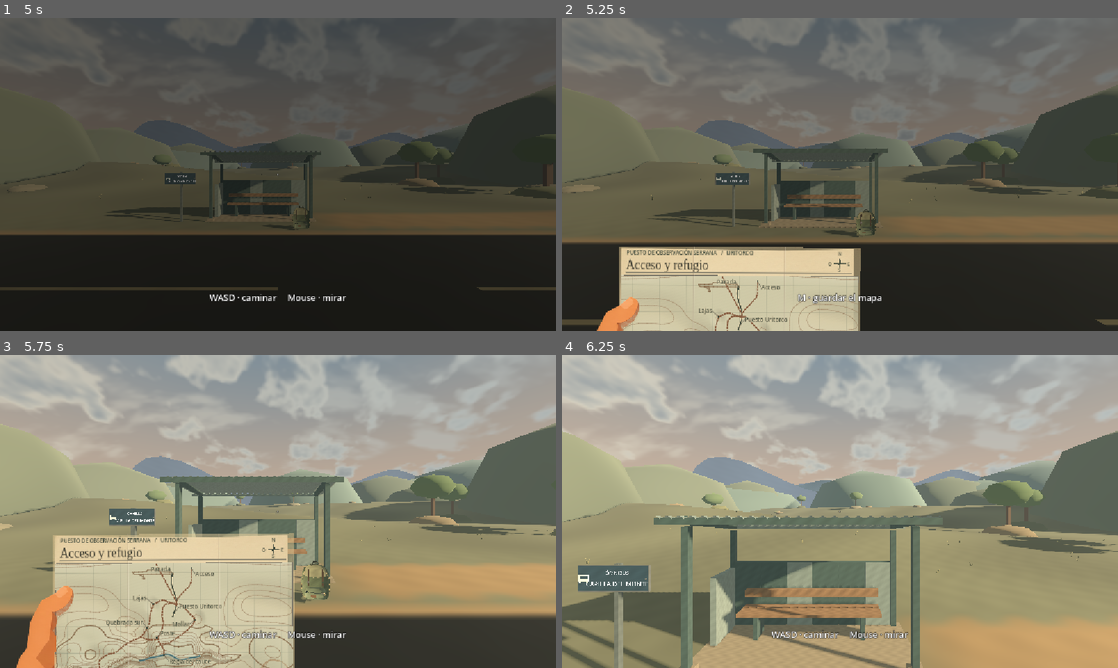
Above: before the commit, frames 1-4 (two rows, left to right).
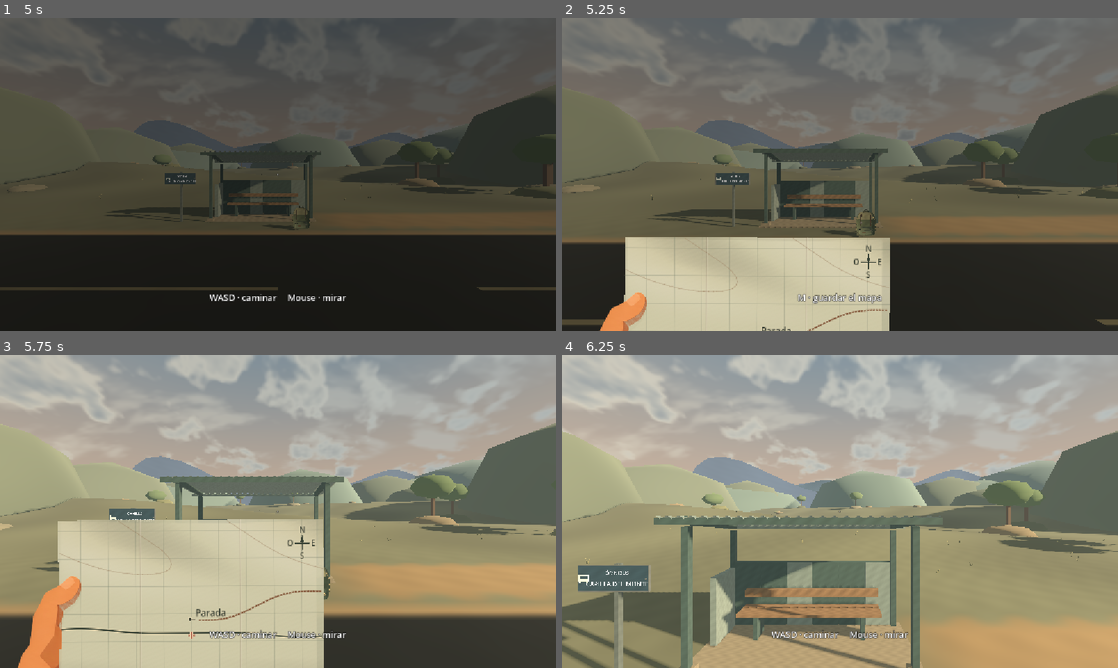
Above: after the commit, the same moments.

Repository: ignacioaragues/uritorco
Game: Godot game, scene res://main.tscn
Two runs of this game, one before a commit and one after it. Both use one fixed random seed, a clock stepped at 60 frames per second and the inputs below. Sound files missing from this copy of the repository are replaced by a short silence.
Inputs (mouse positions are in pixels of both pictures, inside the frame that each line leads up to):
- Up to frame 1 (5 s): tap Enter at 0.5, 2 s; move the mouse to (400, 158) at 0.52 s; hold Right 0.53-1.28 s; tap Tab at 0.6 s; click (400, 158) at 0.67 s; tap Space at 0.77, 1.07, 1.25, 1.52, 1.82, 2.75, 3.02, 3.32 s; tap E at 0.8, 1.35 s; move the mouse to (166, 190) at 1.27 s; hold S 1.28-2.03 s; tap L at 1.55, 2.1 s; move the mouse to (333, 105) at 2.02 s; hold Right 2.03-2.78 s; tap B at 2.3, 2.85 s; move the mouse to (250, 237) at 2.77 s; hold W 2.78-3.5 s; click (250, 237) at 2.92 s; tap M at 3.05 s; click "Nuevo juego" at 3.5 s; click "Ranura 1 · Libre" at 4.25 s
- Up to frame 2 (5.25 s): move the mouse to (878, 177) at 5.02 s; hold W from 5.03 s (still down); tap M at 5.1 s
- Up to frame 3 (5.75 s): keep holding W; tap Space at 5.27, 5.57 s; tap R at 5.3 s; tap Escape at 5.65 s
- Up to frame 4 (6.25 s): keep holding W; move the mouse to (795, 508) at 5.77 s; tap R at 5.85 s; tap Space at 6.02, 6.05 s

Frame 1 is identical in both runs. In frame 2, 6.6% of the frame differs, in the area x 6-59%, y 70-100%; in frame 3, 10%, in the area x 2-59%, y 52-100%; in frame 4, nothing differs.

Commit message:
Imprimir el mapa hasta el borde y estabilizar los cambios de hoja

Diff:
--- a/game-recovered/hands.gd
+++ b/game-recovered/hands.gd
@@ -156,7 +156,8 @@
 	var sway: = Vector2(sin(phase) * 2.6, cos(phase * 2) * 1.7) * stride
 	var tilt: = sin(phase) * 0.007 * stride
 	if paper_rig.visible:
-		place_grip(paper_rig, MAP_HAND, 0.71, true, sway, tilt, map_lift)
+		var fit := size.x * 0.59 / maxf(size.y, 1.0) * MAP_HAND.get_height() / MAP_HAND.get_width()
+		place_grip(paper_rig, MAP_HAND, minf(0.78, fit), true, sway, tilt, map_lift)
 	if rig.visible and sprite.texture:
 		place_grip(rig, sprite.texture, 0.53 if pose == "radio" else 0.43, false, sway + Vector2(-3, 5) * press, tilt + press * 0.032, lift)
 	if pose == "radio": ptt.set_shader_parameter("squeeze", press)
--- a/game-recovered/main.gd
+++ b/game-recovered/main.gd
@@ -86,6 +86,7 @@
 var objective_seconds := 0.0
 var intro_controls_seconds := 0.0
 var map = preload("res://plano.gd").new()
+var map_goal_origin := Vector3.INF
 var menu = preload("res://menu.gd").new()
 var valley = preload("res://valley.gd").new()
 var player = preload("res://player.gd").new()
@@ -387,8 +388,10 @@
 			hands.set_bearing(atan2(look.x, -look.z))
 		hands.step(delta, velocity)
 		if mode == "map" or (mode == "dream" and hands.map_requested):
-			map.location = player.position
-			map.queue_redraw()
+			if mode == "map" and paused_from == "walk" and stage == 15:
+				if player.position.distance_squared_to(map_goal_origin) > 6.25:
+					refresh_map_goal()
+			map.track(player.position)
 		var daytime: bool = mode != "dream" and outdoors and rain_strength < 0.44 and float(valley.sky_mat.get_shader_parameter("nightfall")) < 0.5
 		ambience.update(delta, velocity, daytime, mode == "cave" and not cave_outside)
 		if stage == 7 and not second_sighting and mode in ["walk", "map"]:
@@ -699,7 +702,8 @@
 	cross.visible = mode == "walk"
 	if mode == "map":
 		hint.text = "M · guardar el mapa"
-		map.objective_mark = map_destination()
+		refresh_map_goal()
+		map.track(player.position)
 	player.walking = true
 	Input.mouse_mode = Input.MOUSE_MODE_CAPTURED
 
@@ -869,14 +873,19 @@
 	conversation(lines, "last_call")
 
 func show_map(variant: int = 0):
-	map.dream_sheet = variant
 	map.found = found_collectibles
-	map.location = player.position
-	map.objective_mark = map_destination() if variant == 0 and paused_from == "walk" else null
+	var arrival := page if variant == 0 and paused_from == "approach" else -1
+	var goal: Variant = null
+	if variant == 0 and paused_from == "walk":
+		goal = map_destination()
+		map_goal_origin = player.position
+	map.open_at(player.position, variant, arrival, goal)
 	hands.show_map(true)
-	map.queue_redraw()
-	map.show()
 	update_flashlight()
+
+func refresh_map_goal():
+	map.objective_mark = map_destination()
+	map_goal_origin = player.position
 
 func update_flashlight():
 	var active: bool = flashlight_out and (mode in ["walk", "approach", "map", "cave", "dream", "sighting"] or hands.requested_pose == "radio") and mode != "menu"
--- a/game-recovered/plano.gd
+++ b/game-recovered/plano.gd
@@ -1,51 +1,88 @@
 extends Control
 
 const Alien = preload("res://hallazgos_sueno.gd")
+const Arrival = preload("res://llegada.gd")
 const ROUTE = preload("res://travesia.gd")
 const Exploration = preload("res://exploracion.gd")
 const Creek = preload("res://cauce.gd")
 const LastNight = preload("res://final_night.gd")
-const INK = Color("#424a3c")
+const Museum = preload("res://museo.gd")
+const INK = Color("#384235")
 const ROUTE_COLOR = Color("#875d41")
 const WATER = Color("#496d72")
 const PAPER = preload("res://diario_papel.webp")
-const PAPER_FIELD := Rect2(5, 57, 550, 237)
+const PAPER_FIELD := Rect2(0, 0, 560, 330)
 const PAGE_ASPECT := 1.33 / 1.14
 const COFFEE = preload("res://equipo/mancha_cafe.webp")
 const ATLAS_EARTH = preload("res://diario_hallazgos.webp")
 const ATLAS_DREAM = preload("res://diario_suenos.webp")
-const GRID_STEPS := [50, 100, 100, 50, 40, 40, 40]
-const INTERVALS := [2, 10, 10, 2, 2, 2, 2]
-const SCALES := [50, 100, 100, 50, 40, 40, 40]
+const GRID_STEPS := [50, 100, 100, 50, 40, 40, 40, 10]
+const INTERVALS := [2, 10, 10, 2, 2, 2, 2, 2]
+const ARRIVAL_ZONE := 7
+const LABEL_INK := Color("#30382d")
+const LABEL_HALO := Color("#eadcb9")
+const LABEL_SIZE := 19
+const CARDINAL_CENTER := Vector2(515, 44)
+const CARDINAL_AREA := Rect2(471, 5, 84, 76)
+const THUMB_AREA := Rect2(0, 88, 55, 147)
 const LIMITS = [
-	Rect2(-67, -205, 134, 223),
-	Rect2(-345, 12, 695, 510),
-	Rect2(-354, 480, 708, 510),
+	Rect2(-67, -205, 134, 237),
+	Rect2(-347, -8, 695, 542),
+	Rect2(-354, 464, 708, 526),
 	Rect2(-177, -203, 173, 151),
 ]
-const TITLES = ["Acceso y refugio", "Laderas y quebradas", "Filo y cumbre", "Quebrada sur", "Las estrías", "Las terrazas", "Los arcos"]
 var dream_sheet := 0
+var arrival_sheet := -1
+var active_zone := -1
 var found: Dictionary = {}
 var objective_mark: Variant = null
 var location := Vector3.ZERO
 var relief: Dictionary = {}
 var contours: Dictionary = {}
+var pins: Array[Dictionary] = []
 var used_labels: Array[Rect2] = []
-var title_face := SystemFont.new()
+var markers := Node2D.new()
 
 func _ready():
 	mouse_filter = Control.MOUSE_FILTER_IGNORE
-	title_face.font_names = PackedStringArray(["Georgia", "Liberation Serif", "DejaVu Serif"])
+	add_child(markers)
+	markers.draw.connect(draw_markers)
 	hide()
 
-static func zone_at(pos: Vector3) -> int:
-	if pos.x < -49.0 and pos.z > 15.0: return 3
+static func zone_at(pos: Vector3, previous := -1) -> int:
+	# Keep the current sheet until the player walks through the shared stretch.
+	var south_margin := -6.0 if previous == 3 else (0.0 if previous == -1 else 6.0)
+	if pos.x < -49.0 - south_margin and pos.z > 15.0 + south_margin: return 3
 	var distance := ROUTE.ORIGIN_Z - pos.z
-	if distance < 15.0: return 0
-	return 1 if distance < 500.0 else 2
+	if distance < (23.0 if previous == 0 else (7.0 if previous == 1 else 15.0)): return 0
+	return 1 if distance < (516.0 if previous == 1 else (484.0 if previous == 2 else 500.0)) else 2
+
+func open_at(pos: Vector3, dream: int, arrival: int, goal: Variant):
+	if dream_sheet != dream or arrival_sheet != arrival:
+		active_zone = -1
+	dream_sheet = dream
+	arrival_sheet = arrival
+	objective_mark = goal
+	track(pos)
+	show()
+
+func track(pos: Vector3):
+	var zone := zone_at(pos, active_zone)
+	if arrival_sheet >= 0: zone = ARRIVAL_ZONE
+	elif dream_sheet > 0: zone = 3 + dream_sheet
+	if active_zone != zone:
+		active_zone = zone
+		queue_redraw()
+	location = pos
+	markers.queue_redraw()
 
 func survey_extent(zone: int) -> Rect2:
-	var coverage: Rect2 = LIMITS[zone] if zone < 4 else Rect2(-73.0, -33.0, 146.0, 177.0)
+	var coverage: Rect2
+	if zone < 4: coverage = LIMITS[zone]
+	elif zone == ARRIVAL_ZONE:
+		var origin := Arrival.origin(arrival_sheet)
+		coverage = Rect2(origin.x - 40.0, -22.0, 80.0, 66.0)
+	else: coverage = Rect2(-73.0, -33.0, 146.0, 177.0)
 	var width := coverage.size.y * PAPER_FIELD.size.x / PAPER_FIELD.size.y / PAGE_ASPECT
 	return Rect2(coverage.get_center().x - width * 0.5, coverage.position.y, width, coverage.size.y)
 
@@ -54,79 +91,80 @@
 	return Rect2(PAPER_FIELD.get_center().x - width * 0.5, PAPER_FIELD.position.y, width, PAPER_FIELD.size.y)
 
 func _draw():
-	var zone := zone_at(location) if dream_sheet == 0 else 3 + dream_sheet
+	var zone := active_zone
+	if zone < 0: return
 	var limits := survey_extent(zone)
 	var plot := frame(limits)
-	used_labels.clear()
+	var cache_key := zone + arrival_sheet if zone == ARRIVAL_ZONE else zone
+	pins.clear()
 	draw_texture_rect_region(PAPER, Rect2(0, 0, 560, 330), Rect2(78, 67, 924, 640), Color(0.92, 0.93, 0.89, 0.52))
-	if not relief.has(zone): relief[zone] = make_relief(zone, limits)
-	draw_texture_rect(relief[zone], plot, false, Color(1, 1, 1, 0.82))
+	if not relief.has(cache_key): relief[cache_key] = make_relief(zone, limits)
+	draw_texture_rect(relief[cache_key], plot, false, Color(1, 1, 1, 0.82))
 	if zone == 0:
 		draw_texture_rect(COFFEE, Rect2(469, 243, 87, 80), false, Color(0.69, 0.48, 0.32, 0.33))
 	draw_grid(limits, plot, GRID_STEPS[zone])
-	if not contours.has(zone): contours[zone] = make_contours(zone, limits)
-	var lines: Dictionary = contours[zone]
-	if not lines.minor.is_empty(): draw_multiline(lines.minor, Color("#9d826477"), 0.76, true)
-	if not lines.major.is_empty(): draw_multiline(lines.major, Color("#816446ae"), 1.08, true)
-	if dream_sheet > 0:
+	if not contours.has(cache_key): contours[cache_key] = make_contours(zone, limits)
+	var lines: Dictionary = contours[cache_key]
+	if not lines.minor.is_empty(): draw_multiline(lines.minor, Color("#9d826458"), 0.76, true)
+	if not lines.major.is_empty(): draw_multiline(lines.major, Color("#81644689"), 1.08, true)
+	if zone == ARRIVAL_ZONE:
+		draw_arrival(limits)
+	elif dream_sheet > 0:
 		draw_dream(limits)
 	else:
 		match zone:
 			0: draw_local(limits)
 			3: draw_south(limits)
 			_: draw_ridge(limits)
-	draw_finds(limits)
-	draw_rect(plot, Color("#7d7869"), false, 1.0)
 	for crease in [173.0, 384.0]:
 		draw_line(Vector2(crease, 0), Vector2(crease, 330), Color("#6d514821"), 2.0, true)
 		draw_line(Vector2(crease + 1.3, 0), Vector2(crease + 1.3, 330), Color("#fff6db54"), 0.8, true)
-	draw_margins(zone, limits)
-
+	draw_pins()
+	draw_cardinals()
+
+func draw_markers():
+	var zone := active_zone
+	if zone < 0: return
+	var limits := survey_extent(zone)
+	var inside := frame(limits).grow(-9.0)
+	if zone != ARRIVAL_ZONE: draw_finds(limits)
+	var at := point(limits, location).clamp(inside.position, inside.end)
 	if objective_mark is Vector3:
 		var destination: Vector3 = objective_mark
 		if zone == 0 and zone_at(destination) == 3:
 			destination = Creek.crossing_point(0.0)
 		elif zone == 3 and Vector2(destination.x, destination.z).length() < 1.0:
 			destination = Creek.return_point(1.0)
-		if contains(limits, destination):
-			var goal := point(limits, destination)
-			draw_circle(goal, 5.4, Color("#f2d5a4"), true, -1, true)
-			draw_circle(goal, 5.4, Color("#805035"), false, 1.35, true)
-			draw_circle(goal, 1.8, Color("#805035"), true, -1, true)
-	var at := point(limits, location).clamp(plot.position + Vector2(3, 3), plot.end - Vector2(3, 3))
+		var goal := point(limits, destination)
+		if inside.has_point(goal):
+			markers.draw_circle(goal, 7.0, Color("#f1d9a7"), true, -1, true)
+			markers.draw_circle(goal, 7.0, Color("#805035"), false, 1.8, true)
+			markers.draw_circle(goal, 2.3, Color("#805035"), true, -1, true)
+		else:
+			var direction := (goal - inside.get_center()).normalized()
+			var edge := Vector2(inside.size.x * 0.5 / maxf(absf(direction.x), 0.001), inside.size.y * 0.5 / maxf(absf(direction.y), 0.001))
+			var tip := inside.get_center() + direction * minf(edge.x, edge.y)
+			var back := tip - direction * 13.0
+			var side := direction.orthogonal() * 5.0
+			var arrow := PackedVector2Array([back - side, tip, back + side])
+			markers.draw_polyline(arrow, LABEL_HALO, 5.0, true)
+			markers.draw_polyline(arrow, Color("#805035"), 2.4, true)
 	for axis in [Vector2(5.7, 0), Vector2(0, 5.7)]:
-		draw_line(at - axis, at + axis, Color("#f3e0b9"), 4.4, true)
-		draw_line(at - axis, at + axis, Color("#983e2d"), 2.1, true)
-
-func draw_margins(zone: int, limits: Rect2):
+		markers.draw_line(at - axis, at + axis, Color("#f3e0b9"), 4.4, true)
+		markers.draw_line(at - axis, at + axis, Color("#983e2d"), 2.1, true)
+
+func draw_cardinals():
 	var font := ThemeDB.fallback_font
-	var series := "PUESTO DE OBSERVACIÓN SERRANA   /   URITORCO" if dream_sheet == 0 else "CROQUIS DE HERNÁN   /   SUEÑO %d" % dream_sheet
-	draw_string(font, Vector2(17, 16), series, HORIZONTAL_ALIGNMENT_LEFT, -1, 12, INK)
-	draw_string(title_face, Vector2(16, 45), TITLES[zone], HORIZONTAL_ALIGNMENT_LEFT, -1, 28, Color("#413f33"))
-	draw_line(Vector2(16, 51), Vector2(540, 51), Color("#928a73"), 1.1, true)
-	var center := Vector2(512, 32)
-	draw_colored_polygon(PackedVector2Array([center + Vector2(0,-13), center + Vector2(-4,3), center, center + Vector2(4,3)]), INK)
-	draw_line(center + Vector2(0, -2), center + Vector2(0, 7), INK, 1.0, true)
-	draw_line(center + Vector2(-13, 0), center + Vector2(13, 0), INK, 0.8, true)
-	for mark in [["N", Vector2(508, 16)], ["S", Vector2(508, 48)], ["O", Vector2(485, 36)], ["E", Vector2(529, 36)]]:
-		draw_string(font, mark[1], mark[0], HORIZONTAL_ALIGNMENT_LEFT, -1, 11, INK)
-	if dream_sheet == 0:
-		for i in [0, 1]:
-			var x: int = 18 + i * 69
-			var tone := ROUTE_COLOR if i == 0 else WATER
-			draw_line(Vector2(x, 306), Vector2(x + 14, 306), tone, 1.4, true)
-			draw_string(font, Vector2(x + 18, 310), "Senda" if i == 0 else "Cauce", HORIZONTAL_ALIGNMENT_LEFT, -1, 12, INK)
-	draw_string(font, Vector2(18, 324), "Equidistancia %d m" % INTERVALS[zone], HORIZONTAL_ALIGNMENT_LEFT, -1, 11, INK)
-
-	var meters: int = SCALES[zone]
-	var length_px := frame(limits).size.x * meters / limits.size.x
-	var start := Vector2(382, 310)
-	for i in 4:
-		var bar := Rect2(start + Vector2(i * length_px / 4.0, 0), Vector2(length_px / 4.0, 4))
-		draw_rect(bar, Color("#45483b") if i % 2 == 0 else Color("#dccdab"))
-	draw_rect(Rect2(start, Vector2(length_px, 4)), INK, false, 0.8)
-	draw_string(font, start + Vector2(0, 15), "0", HORIZONTAL_ALIGNMENT_LEFT, -1, 10, INK)
-	draw_string(font, start + Vector2(length_px - 5, 15), "%d m" % meters, HORIZONTAL_ALIGNMENT_LEFT, -1, 11, INK)
+	var center := CARDINAL_CENTER
+	draw_line(center + Vector2(0, -14), center + Vector2(0, 12), LABEL_HALO, 3.5, true)
+	draw_line(center + Vector2(-15, 0), center + Vector2(15, 0), LABEL_HALO, 3.5, true)
+	draw_line(center + Vector2(0, -14), center + Vector2(0, 12), INK, 1.5, true)
+	draw_line(center + Vector2(-15, 0), center + Vector2(15, 0), INK, 1.5, true)
+	draw_colored_polygon(PackedVector2Array([center + Vector2(0, -15), center + Vector2(-4, -2), center + Vector2(4, -2)]), INK)
+	for mark in [["N", Vector2(-6, -19)], ["S", Vector2(-5, 28)], ["O", Vector2(-32, 5)], ["E", Vector2(19, 5)]]:
+		var baseline: Vector2 = center + mark[1]
+		draw_string_outline(font, baseline, mark[0], HORIZONTAL_ALIGNMENT_LEFT, -1, 16, 3, LABEL_HALO)
+		draw_string(font, baseline, mark[0], HORIZONTAL_ALIGNMENT_LEFT, -1, 16, LABEL_INK)
 
 func draw_grid(limits: Rect2, plot: Rect2, span: float):
 	var ink := Color("#6d76643d")
@@ -142,9 +180,10 @@
 		d += span
 
 func draw_local(limits: Rect2):
-	draw_route(limits, 81, func(t):
-		var z := lerpf(6.0, -74.0, t)
-		return Vector3(4.5 * sin(-z / 13.0), 0, z), INK)
+	draw_route(limits, 81, access_road, INK)
+	draw_route(limits, 36, func(t):
+		var d: float = t * 40.0
+		return Vector3(ROUTE.trail(d), 0, ROUTE.ORIGIN_Z - d), INK)
 	draw_route(limits, 33, ROUTE.eastern_access, ROUTE_COLOR)
 	draw_route(limits, 141, ROUTE.western_approach, ROUTE_COLOR)
 	draw_route(limits, 101, Creek.trail_point, ROUTE_COLOR)
@@ -182,6 +221,9 @@
 		return Creek.point(x, Creek.channel_z(x)), WATER)
 
 func draw_ridge(limits: Rect2):
+	if active_zone == 1:
+		draw_route(limits, 81, access_road, INK)
+		draw_route(limits, 54, ROUTE.eastern_access, ROUTE_COLOR)
 	draw_route(limits, 301, func(t): return Vector3(ROUTE.trail(t * ROUTE.CREST), 0, ROUTE.ORIGIN_Z - t * ROUTE.CREST), INK)
 	draw_route(limits, 49, func(t):
 		var d := lerpf(ROUTE.LAJA_FORK, ROUTE.LAJA_JOIN, t)
@@ -196,12 +238,39 @@
 		var d := ROUTE.CREEK_DISTANCE + 2.0 * sin((x - ROUTE.trail(ROUTE.CREEK_DISTANCE)) / 14.0)
 		return Vector3(x, 0, ROUTE.ORIGIN_Z - d), WATER)
 	pin(limits, ROUTE.creek_overlook(0.63), "Mirador", Vector2(-52, 16))
-	pin(limits, Vector3(ROUTE.trail(292), 0, ROUTE.ORIGIN_Z - 292), "Museo")
+	pin(limits, Vector3(ROUTE.trail(Museum.DISTANCE) + Museum.SITE_OFFSET, 0, ROUTE.ORIGIN_Z - Museum.DISTANCE), "Museo")
 	pin(limits, Vector3(ROUTE.trail(420), 0, ROUTE.ORIGIN_Z - 420), "Abra")
 	pin(limits, ROUTE.quarry_point(1), "Cantera", Vector2(-15, 15))
-	pin(limits, Vector3(ROUTE.trail(ROUTE.CREST), 0, ROUTE.ORIGIN_Z - ROUTE.CREST), "Filo", Vector2(-24, -8))
-	pin(limits, ROUTE.camp_point(), "Campamento", Vector2(-77, 17))
 	pin(limits, ROUTE.summit_point(1), "Cumbre", Vector2(8, -4))
+	pin(limits, ROUTE.camp_point(), "Campamento", Vector2(9, 24))
+	pin(limits, Vector3(ROUTE.trail(ROUTE.CREST), 0, ROUTE.ORIGIN_Z - ROUTE.CREST), "Filo", Vector2(-24, -13))
+
+func access_road(t: float) -> Vector3:
+	var z := lerpf(6.0, ROUTE.ORIGIN_Z, t)
+	return Vector3(4.5 * sin(-z / 13.0), 0, z)
+
+func draw_arrival(limits: Rect2):
+	var index := arrival_sheet
+	if index == 0:
+		draw_route(limits, 97, func(t):
+			var x := lerpf(-58.0, 58.0, t)
+			var z := -3.0 + 3.1 * sin(x * 0.055) * smoothstep(13.0, 55.0, absf(x))
+			return Arrival.world_position(index, Vector3(x, 0, z)), INK)
+		draw_route(limits, 50, func(t):
+			var x := lerpf(2.8, 47.0, t)
+			return Arrival.world_position(index, Vector3(x, 0, Arrival.branch_z(x))), ROUTE_COLOR)
+		pin(limits, Arrival.world_position(index, Vector3(-0.57, 0, -7.95)), "Parada")
+	else:
+		if index == 2:
+			draw_route(limits, 89, func(t):
+				var x := lerpf(-58.0, 58.0, t)
+				return Arrival.world_position(index, Vector3(x, 0, -10.45)), WATER)
+		draw_route(limits, 121, func(t):
+			return Arrival.world_position(index, Arrival.path_point(index, lerpf(-60.0, 60.0, t))), ROUTE_COLOR)
+		match index:
+			1: pin(limits, Arrival.world_position(index, Vector3(0, 0, -10.0)), "Tronco")
+			2: pin(limits, Arrival.world_position(index, Vector3(0, 0, -10.45)), "Puente")
+			5: pin(limits, Arrival.world_position(index, Vector3(0, 0, -11.0)), "Laja")
 
 func draw_dream(limits: Rect2):
 	var start := LastNight.dream_point(dream_sheet, 0.0)
@@ -222,6 +291,8 @@
 	var columns := 3 if dreaming else 4
 	var tile := atlas.get_size() / Vector2(columns, 2)
 	var here := Vector2(location.x, location.z)
+	var plot := frame(limits)
+	var occupied := used_labels.duplicate()
 	for id in entries:
 		var entry: Array = entries[id]
 		if dreaming and entry[4] != dream_sheet: continue
@@ -233,16 +304,24 @@
 		if not seen and here.distance_to(at) > 13.5: continue
 		var mark := point(limits, world)
 		var picture := Vector2(34, 34) if seen else Vector2(29, 29)
-		var plot := frame(limits)
-		var offset := Vector2(-13, 18) if entry[0] % 2 == 0 else Vector2(15, 18)
-		var badge := (mark + offset).clamp(plot.position + picture * 0.5, plot.end - picture * 0.5)
+		var radius := picture * 0.5
+		var badge := mark.clamp(plot.position + radius, plot.end - radius)
+		var side := -1.0 if entry[0] % 2 == 0 else 1.0
+		for offset in [Vector2(19 * side, 21), Vector2(-19 * side, 21), Vector2(19 * side, -21), Vector2(-19 * side, -21)]:
+			var candidate := (mark + Vector2(offset)).clamp(plot.position + radius, plot.end - radius)
+			if clear_of(Rect2(candidate - radius, picture), occupied):
+				badge = candidate
+				break
 		var index: int = entry[0]
 		var src := Rect2(Vector2(index % columns, index / columns) * tile, tile)
-		draw_line(mark, mark.lerp(badge, 0.60), Color("#6e655098"), 0.75, true)
-		draw_circle(badge, 12.0, Color("#f5deb566" if seen else "#f8d78b80"), true, -1, true)
-		draw_texture_rect_region(atlas, Rect2(badge - picture * 0.5, picture), src, Color.WHITE if seen else Color(1, 1, 1, 0.76))
+		var bounds := Rect2(badge - radius, picture)
+		occupied.append(bounds)
+		markers.draw_line(mark, mark.lerp(badge, 0.60), Color("#6e655098"), 0.75, true)
+		markers.draw_circle(badge, 12.0, Color("#f5deb566" if seen else "#f8d78b80"), true, -1, true)
+		markers.draw_texture_rect_region(atlas, bounds, src, Color.WHITE if seen else Color(1, 1, 1, 0.76))
 
 func projection_z() -> float:
+	if arrival_sheet >= 0: return Arrival.origin(arrival_sheet).z
 	return LastNight.PLANET.z if dream_sheet > 0 else ROUTE.ORIGIN_Z
 
 func contains(limits: Rect2, pos: Vector3) -> bool:
@@ -291,32 +370,51 @@
 			start = end
 
 func pin(limits: Rect2, pos: Vector3, text: String, offset := Vector2(7, -5)):
-	if not contains(limits, pos): return
-	var mark := point(limits, pos)
+	if contains(limits, pos):
+		pins.append({"mark": point(limits, pos), "text": text, "offset": offset})
+
+func clear_of(bounds: Rect2, occupied: Array[Rect2]) -> bool:
+	for item in occupied:
+		if item.intersects(bounds): return false
+	return true
+
+func draw_pins():
+	used_labels.assign([CARDINAL_AREA, THUMB_AREA])
+	for item in pins:
+		var mark: Vector2 = item.mark
+		used_labels.append(Rect2(mark - Vector2(5, 5), Vector2(10, 10)))
+	for item in pins:
+		var mark: Vector2 = item.mark
+		var symbol := Rect2(mark - Vector2(2.3, 2.3), Vector2(4.6, 4.6))
+		draw_rect(symbol.grow(1.2), LABEL_HALO)
+		draw_rect(symbol, LABEL_INK)
+		draw_pin_label(mark, item.text, item.offset)
+
+func draw_pin_label(mark: Vector2, text: String, preferred: Vector2):
 	var font := ThemeDB.fallback_font
-	const SIZE := 13
-	var width := font.get_string_size(text, HORIZONTAL_ALIGNMENT_LEFT, -1, SIZE).x
-	var label := mark + offset
-	for choice in [offset, Vector2(9, -7), Vector2(-width - 10, -7), Vector2(9, 16), Vector2(-width - 10, 16), Vector2(9, -26), Vector2(-width-10, 29)]:
-		var candidate: Vector2 = mark + choice
-		var block := Rect2(candidate - Vector2(2, 12), Vector2(width + 4, 16))
-		if block.position.x < 13 or block.end.x > 547 or block.position.y < 58 or block.end.y > 291: continue
-		var free := true
-		for previous in used_labels:
-			if previous.intersects(block):
-				free = false
-				break
-		if free:
-			label = candidate
-			used_labels.append(block)
-			break
-	var end := Vector2(clampf(mark.x, label.x, label.x+width), label.y - 4.0)
-	if end.distance_to(mark) > 7: draw_line(mark, end, Color("#5c584b9e"), 0.72, true)
-	draw_rect(Rect2(mark - Vector2(1.8, 1.8), Vector2(3.6, 3.6)), INK)
-	draw_string_outline(font, label, text, HORIZONTAL_ALIGNMENT_LEFT, -1, SIZE, 3, Color("#e1d2ad"))
-	draw_string(font, label, text, HORIZONTAL_ALIGNMENT_LEFT, -1, SIZE, INK)
+	var width := font.get_string_size(text, HORIZONTAL_ALIGNMENT_LEFT, -1, LABEL_SIZE).x
+	var ascent := font.get_ascent(LABEL_SIZE)
+	var label_size := Vector2(width, font.get_height(LABEL_SIZE))
+	var near_side := 11.0 if preferred.x > 0.0 else -width - 11.0
+	var sides := [near_side, -width - near_side, -width * 0.5]
+	for y in [preferred.y, 24.0, -14.0, 42.0, -30.0, 60.0, -48.0, 78.0, -66.0]:
+		for x in sides:
+			var baseline := mark + Vector2(x, y)
+			var bounds := Rect2(baseline - Vector2(0, ascent), label_size)
+			var padding := bounds.grow(3.0)
+			if not PAPER_FIELD.grow(-7.0).encloses(padding) or not clear_of(padding, used_labels): continue
+			used_labels.append(padding)
+			var end := mark.clamp(bounds.position, bounds.end)
+			if end.distance_to(mark) > 6.0:
+				draw_line(mark, end, Color("#514a3ba8"), 0.9, true)
+			draw_string_outline(font, baseline, text, HORIZONTAL_ALIGNMENT_LEFT, -1, LABEL_SIZE, 4, LABEL_HALO)
+			draw_string(font, baseline, text, HORIZONTAL_ALIGNMENT_LEFT, -1, LABEL_SIZE, LABEL_INK)
+			return
 
 func ground_height(x: float, d: float) -> float:
+	if arrival_sheet >= 0:
+		var local := Arrival.local_position(arrival_sheet, Vector3(x, 0, projection_z() - d))
+		return Arrival.ground_height(arrival_sheet, local.x, -local.z)
 	if dream_sheet > 0: return LastNight.planet_height(dream_sheet, x, d)
 	var z := ROUTE.ORIGIN_Z - d
 	return Creek.outer_height(x, z) if z >= -72.0 else ROUTE.elevation(x, maxf(d, 0.0))
@@ -332,7 +430,7 @@
 			heights.append(ground_height(x,d))
 	var stride := COLUMNS + 2
 	var tex := Image.create_empty(COLUMNS, ROWS, false, Image.FORMAT_RGB8)
-	var lowland := zone in [0, 3, 4, 5, 6]
+	var lowland := zone != 1 and zone != 2
 	for row in ROWS:
 		for col in COLUMNS:
 			var i := (row + 1) * stride + col + 1
@@ -351,10 +449,11 @@
 func make_contours(zone: int, limits: Rect2) -> Dictionary:
 	var minor := PackedVector2Array()
 	var major := PackedVector2Array()
-	var lowland := zone in [0, 3, 4, 5, 6]
+	var lowland := zone != 1 and zone != 2
 	var steps := 54 if lowland else 49
 	var interval: int = INTERVALS[zone]
-	var levels := range(-14, 18, interval) if lowland else range(10, 190, interval)
+	var first_level := -14 if lowland else 10
+	var last_level := 16 if lowland else 180
 	var previous: Array[Vector3] = []
 	for row in steps + 1:
 		var current: Array[Vector3] = []
@@ -366,7 +465,10 @@
 		if row > 0:
 			for col in steps:
 				for corners in [[previous[col], previous[col + 1], current[col]], [previous[col + 1], current[col + 1], current[col]]]:
-					for level in levels:
+					var low := minf(corners[0].y, minf(corners[1].y, corners[2].y))
+					var high := maxf(corners[0].y, maxf(corners[1].y, corners[2].y))
+					var next_level := first_level + (floori((low - first_level) / interval) + 1) * interval
+					for level in range(maxi(first_level, next_level), mini(last_level, floori(high)) + 1, interval):
 						for edge in 3:
 							var a: Vector3 = corners[edge]
 							var b: Vector3 = corners[(edge + 1) % 3]
Not shown, changed: PENDIENTES.md
